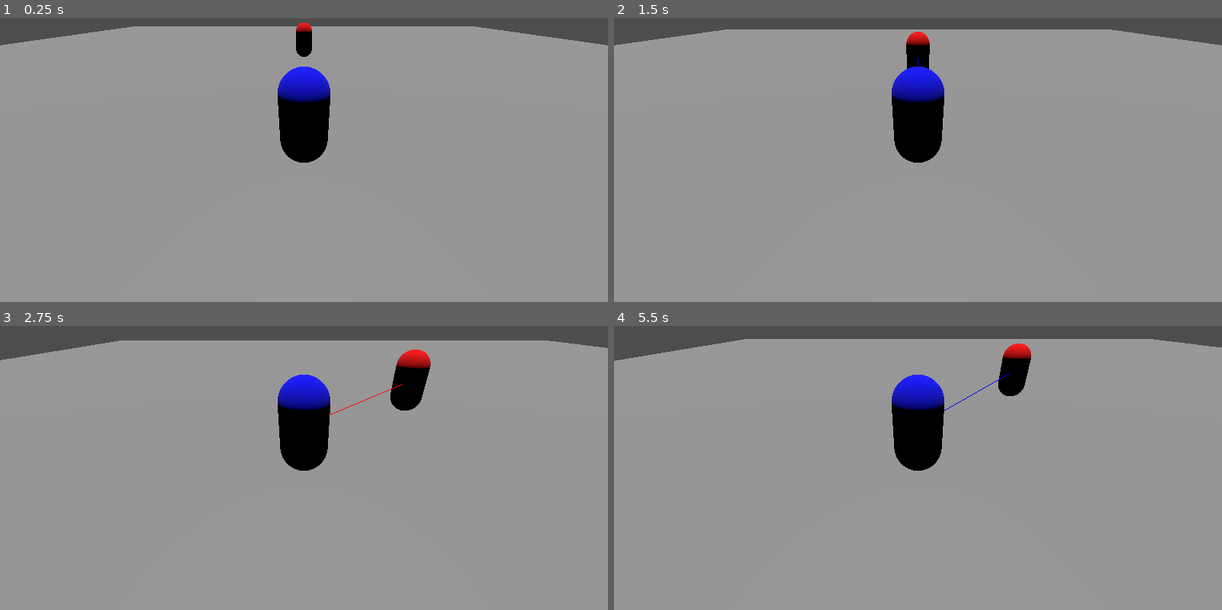
Above: before the commit, frames 1-4 (two rows, left to right).
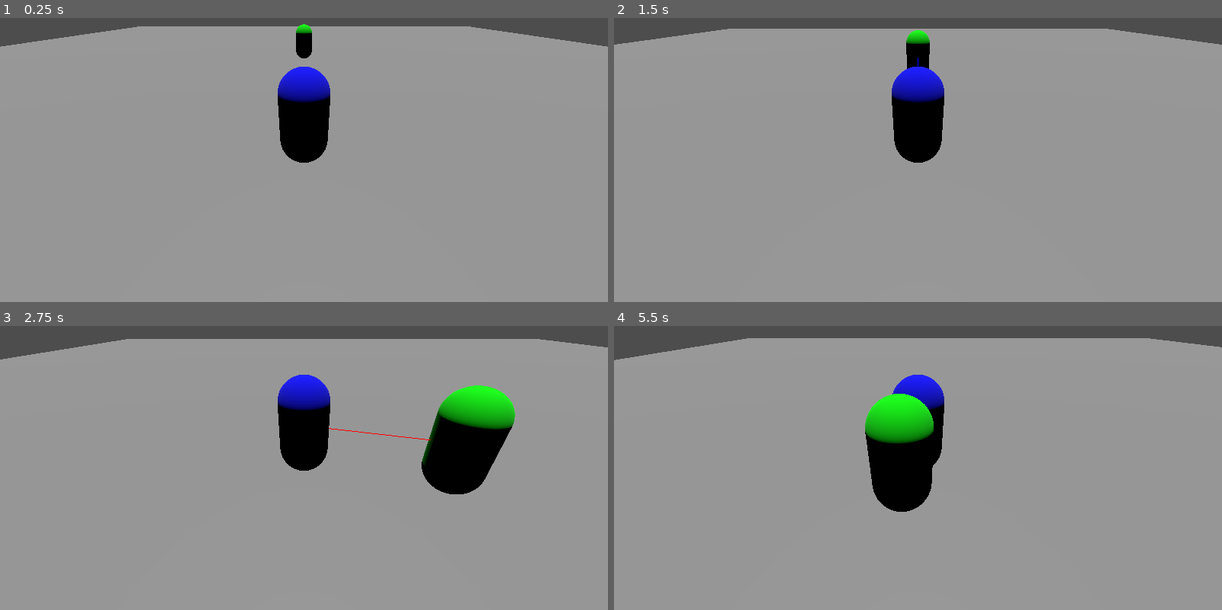
Above: after the commit, the same moments.

Repository: GCidon/ARPG
Game: Godot game, scene res://Scenes/world.tscn
The game is run twice, just before and just after one commit, with the same random seed, the same clock (stepped at 60 frames per second) and the same inputs.
Inputs:
- Up to frame 1 (0.25 s): no input
- Up to frame 2 (1.5 s): tap Enter at 0.5 s; hold W (up) from 0.53 s (still down)
- Up to frame 3 (2.75 s): release W (up) at 2.03 s; hold A (left) from 2.03 s (still down)
- Up to frame 4 (5.5 s): release A (left) at 3.53 s; hold S (down) 3.53-4.28 s; hold D (right) 4.28-5.03 s; hold W (up) from 5.03 s (still down)

The runs differ from the first frame. In frame 1, 0.3% of the frame differs, in the area x 0-100%, y 1-15%; in frame 2, 0.4%; in frame 3, 5.7%, in the area x 0-100%, y 4-60%; in frame 4, 4.3%.

Commit message:
Navegacion para perseguir

Diff:
--- a/Scenes/Character/player.tscn
+++ b/Scenes/Character/player.tscn
@@ -1,7 +1,8 @@
-[gd_scene load_steps=6 format=3 uid="uid://c52w07gcpgid"]
+[gd_scene load_steps=7 format=3 uid="uid://c52w07gcpgid"]
 
 [ext_resource type="Script" path="res://Scripts/Player.gd" id="1_f6268"]
 [ext_resource type="Script" path="res://Scripts/CameraMount.gd" id="2_66r06"]
+[ext_resource type="PackedScene" uid="uid://boclc7cujivpo" path="res://Scenes/UI/hp_loss_text.tscn" id="3_mlr1m"]
 
 [sub_resource type="CapsuleShape3D" id="CapsuleShape3D_j7kxu"]
 
@@ -27,3 +28,8 @@
 
 [node name="CameraPOV" type="Camera3D" parent="PlayerBody/Mount"]
 transform = Transform3D(1, 0, 0, 0, 0.866026, 0.5, 0, -0.5, 0.866026, 0, 2, 4)
+
+[node name="HpLossText" parent="PlayerBody" instance=ExtResource("3_mlr1m")]
+transform = Transform3D(1, 0, 0, 0, 1, 0, 0, 0, 1, 0, 1.309, 0)
+
+[node name="NavigationAgent3D" type="NavigationAgent3D" parent="PlayerBody"]
--- a/Scenes/Enemy/enemy.tscn
+++ b/Scenes/Enemy/enemy.tscn
@@ -1,9 +1,10 @@
-[gd_scene load_steps=6 format=3 uid="uid://dfa4ufvkwxcby"]
+[gd_scene load_steps=7 format=3 uid="uid://dfa4ufvkwxcby"]
 
 [ext_resource type="Script" path="res://Scripts/Enemy/enemy.gd" id="1_fpsvg"]
+[ext_resource type="PackedScene" uid="uid://boclc7cujivpo" path="res://Scenes/UI/hp_loss_text.tscn" id="2_5dgny"]
 
 [sub_resource type="StandardMaterial3D" id="StandardMaterial3D_xoy88"]
-albedo_color = Color(1, 0, 0, 1)
+albedo_color = Color(0, 1, 0, 1)
 
 [sub_resource type="CapsuleMesh" id="CapsuleMesh_scdym"]
 material = SubResource("StandardMaterial3D_xoy88")
@@ -23,3 +24,8 @@
 
 [node name="AttackLine" type="MeshInstance3D" parent="."]
 mesh = SubResource("ImmediateMesh_ljcfv")
+
+[node name="HpLossText" parent="." instance=ExtResource("2_5dgny")]
+transform = Transform3D(1, 0, 0, 0, 1, 0, 0, 0, 1, 0, 1.40396, 0)
+
+[node name="NavigationAgent3D" type="NavigationAgent3D" parent="."]
--- /dev/null
+++ b/Scenes/UI/hp_loss_text.tscn
@@ -0,0 +1,11 @@
+[gd_scene load_steps=2 format=3 uid="uid://boclc7cujivpo"]
+
+[ext_resource type="Script" path="res://Scripts/UI/HpLossText.gd" id="1_onii8"]
+
+[node name="HpLossText" type="Label3D"]
+script = ExtResource("1_onii8")
+
+[node name="Timer" type="Timer" parent="."]
+wait_time = 0.3
+
+[connection signal="timeout" from="Timer" to="." method="_on_timer_timeout"]
--- /dev/null
+++ b/Scenes/World/NavigationTerrain.tscn
@@ -0,0 +1,25 @@
+[gd_scene load_steps=4 format=3 uid="uid://c71a0h76as8di"]
+
+[sub_resource type="NavigationMesh" id="NavigationMesh_i7o8c"]
+vertices = PackedVector3Array(-24.5, 0.45, -24.5, -24.5, 0.45, 24.5, 24.5, 0.45, 24.5, 24.5, 0.45, -24.5)
+polygons = [PackedInt32Array(3, 2, 0), PackedInt32Array(0, 2, 1)]
+
+[sub_resource type="BoxMesh" id="BoxMesh_1qq4r"]
+size = Vector3(50, 0.1, 50)
+
+[sub_resource type="BoxShape3D" id="BoxShape3D_8ax2d"]
+size = Vector3(50, 0.1, 50)
+
+[node name="NavigationTerrain" type="NavigationRegion3D"]
+navigation_mesh = SubResource("NavigationMesh_i7o8c")
+
+[node name="RigidBody3D" type="RigidBody3D" parent="."]
+gravity_scale = 0.0
+sleeping = true
+
+[node name="MeshInstance3D" type="MeshInstance3D" parent="RigidBody3D"]
+mesh = SubResource("BoxMesh_1qq4r")
+skeleton = NodePath("../..")
+
+[node name="CollisionShape3D" type="CollisionShape3D" parent="RigidBody3D"]
+shape = SubResource("BoxShape3D_8ax2d")
--- a/Scenes/world.tscn
+++ b/Scenes/world.tscn
@@ -1,32 +1,18 @@
-[gd_scene load_steps=5 format=3 uid="uid://c02ywnkeehhy0"]
+[gd_scene load_steps=4 format=3 uid="uid://c02ywnkeehhy0"]
 
 [ext_resource type="PackedScene" uid="uid://c52w07gcpgid" path="res://Scenes/Character/player.tscn" id="1_jfeem"]
 [ext_resource type="PackedScene" uid="uid://dfa4ufvkwxcby" path="res://Scenes/Enemy/enemy.tscn" id="2_61yx3"]
-
-[sub_resource type="BoxShape3D" id="BoxShape3D_actvp"]
-size = Vector3(50, 0.1, 50)
-
-[sub_resource type="PlaneMesh" id="PlaneMesh_m3524"]
-size = Vector2(50, 50)
+[ext_resource type="PackedScene" uid="uid://c71a0h76as8di" path="res://Scenes/World/NavigationTerrain.tscn" id="3_4q4ur"]
 
 [node name="World" type="Node3D"]
 
 [node name="Player" parent="." instance=ExtResource("1_jfeem")]
-transform = Transform3D(1, 0, 0, 0, 1, 0, 0, 0, 1, 0, 1, 7.87531)
-
-[node name="Suelo" type="RigidBody3D" parent="."]
-transform = Transform3D(1, 0, 0, 0, 1, 0, 0, 0, 1, 0, 0, 0.713108)
-gravity_scale = 0.0
-freeze = true
-
-[node name="CollisionShape3D" type="CollisionShape3D" parent="Suelo"]
-shape = SubResource("BoxShape3D_actvp")
-
-[node name="MeshInstance3D" type="MeshInstance3D" parent="Suelo"]
-mesh = SubResource("PlaneMesh_m3524")
+transform = Transform3D(1, 0, 0, 0, 1, 0, 0, 0, 1, 0, 1.16255, 7.87531)
 
 [node name="DirectionalLight3D" type="DirectionalLight3D" parent="."]
 transform = Transform3D(1, 0, 0, 0, -0.0702788, 0.997527, 0, -0.997527, -0.0702788, 0, 2.22948, 2.85566)
 
 [node name="Enemy" parent="." instance=ExtResource("2_61yx3")]
 transform = Transform3D(1, 0, 0, 0, 1, 0, 0, 0, 1, 0, 1, -3)
+
+[node name="NavigationTerrain" parent="." instance=ExtResource("3_4q4ur")]
--- a/Scripts/AttackCharacter.gd
+++ b/Scripts/AttackCharacter.gd
@@ -1,4 +1,4 @@
-class_name AttackCharacter extends Character
+class_name AttackCharacter extends DetectableCharacter
 
 var attack_timer : Timer = null
 
@@ -28,9 +28,16 @@
 func _process(delta):
 	super._process(delta)
 	if onRangeToAttack and readyToAttack:
-		print("ataque de " + name)
+		if body_detected == null:
+			onRangeToAttack = false
+			return
+		make_attack()
 		readyToAttack = false
 		attack_timer.start()
+
+func make_attack():
+	var char : Character = body_detected as Character
+	char.take_phys_damage(attack)
 
 func attack_base():
 	readyToAttack = true
@@ -44,4 +51,5 @@
 		onRangeToAttack = true
 
 func _on_attack_area_body_exited(body):
-	pass
+	if body == body_detected:
+		onRangeToAttack = false
--- a/Scripts/Character.gd
+++ b/Scripts/Character.gd
@@ -1,72 +1,70 @@
 class_name Character extends CharacterBody3D
 
-var detection_area : Area3D
+var hp : int = 5
+var mp : int = 10
+var attack : int = 10
+var mattack : int = 4
+var armor : int = 5
+var mres : int = 4
+var speed : int = 5
 
-var attack_line_mesh : MeshInstance3D
-var immediate_mesh : ImmediateMesh
-var material : ORMMaterial3D = ORMMaterial3D.new()
+var dmg_timer : Timer
+var prev_color : Color
 
-var body_detected : Node3D = null
-var target_position : Vector3 = Vector3.ZERO
+@onready var hp_loss : HpLossText = $HpLossText as HpLossText
 
-var line_color = Color.RED
+@onready var nav_agent : NavigationAgent3D = $NavigationAgent3D
 
 func _ready():
-	detection_area = Area3D.new()
-	var shape = CollisionShape3D.new()
-	var sphere : SphereShape3D = SphereShape3D.new()
-	sphere.radius = 5
-	shape.shape = sphere
-	detection_area.add_child(shape)
-	add_child(detection_area)
-	setup()
+	dmg_timer = Timer.new()
+	add_child(dmg_timer)
+	dmg_timer.wait_time = 0.2
+	dmg_timer.timeout.connect(quitarse_red)
 
-func setup():
-	pass
+func _physics_process(delta):
+	var destination = nav_agent.get_next_path_position()
+	var local_dest = destination - global_position
+	var dest = local_dest.normalized()
 
-func _process(delta):
-	if body_detected != null:
-		target_position = body_detected.global_position
-		immediate_mesh.clear_surfaces()
-		immediate_mesh.surface_begin(Mesh.PRIMITIVE_LINES, material)
-		immediate_mesh.surface_add_vertex(global_position)
-		immediate_mesh.surface_add_vertex(target_position)
-		immediate_mesh.surface_end()
+	velocity = dest * 5.0
+	move_and_slide()
 
-func _on_detection_area_body_entered(body):
-	body_detected = body
-	target_position = body_detected.global_position
+func take_phys_damage(dmg):
+	var real_dmg = dmg * (100/(100+armor))
+	take_real_dmg(real_dmg)
 
-	create_attack_line(target_position)
-	detect()
+func take_mag_damage(dmg):
+	var real_dmg = dmg * (100/(100+mres))
+	take_real_dmg(real_dmg)
 
-func _on_detection_area_body_exited(body):
-	body_detected = null
-	target_position = Vector3.ZERO
+func take_real_dmg(dmg):
+	if dmg < 1:
+		dmg = 1
+	hp -= dmg
+	if hp <= 0:
+		hp = 0
+		die()
+	else:
+		ponerse_red()
+		dmg_timer.start()
+		hp_loss.change_num(dmg)
 
-	destroy_attack_line()
+func die():
+	queue_free()
 
-func create_attack_line(target_position):
-	attack_line_mesh = MeshInstance3D.new()
-	immediate_mesh = ImmediateMesh.new()
-	attack_line_mesh.mesh = immediate_mesh
-	attack_line_mesh.cast_shadow = GeometryInstance3D.SHADOW_CASTING_SETTING_OFF
-	material.shading_mode = BaseMaterial3D.SHADING_MODE_UNSHADED
-	material.albedo_color = line_color
-	immediate_mesh.surface_begin(Mesh.PRIMITIVE_LINES, material)
-	immediate_mesh.surface_add_vertex(global_position)
-	immediate_mesh.surface_add_vertex(target_position)
-	immediate_mesh.surface_end()
-	return await final_cleanup(attack_line_mesh)
+func ponerse_red():
+	var meshinst = $MeshInstance3D as MeshInstance3D
+	var cill = meshinst.mesh as CapsuleMesh
+	var mat = cill.material as StandardMaterial3D
+	prev_color = mat.albedo_color
+	mat.albedo_color = Color.RED
 
-func destroy_attack_line():
-	attack_line_mesh.queue_free()
-	attack_line_mesh = null
-	immediate_mesh = null
+func quitarse_red():
+	var meshinst = $MeshInstance3D as MeshInstance3D
+	var cill = meshinst.mesh as CapsuleMesh
+	var mat = cill.material as StandardMaterial3D
+	mat.albedo_color = prev_color
+	dmg_timer.stop()
 
-func final_cleanup(mesh_instance: MeshInstance3D):
-	get_tree().get_root().add_child(mesh_instance)
-	return mesh_instance
-
-func detect():
-	pass
+func go_to(newpos):
+	nav_agent.target_position = newpos
--- /dev/null
+++ b/Scripts/DetectableCharacter.gd
@@ -0,0 +1,89 @@
+class_name DetectableCharacter extends Character
+
+var detection_area : Area3D
+
+var attack_line_mesh : MeshInstance3D
+var immediate_mesh : ImmediateMesh
+var material : ORMMaterial3D = ORMMaterial3D.new()
+
+var body_detected : Node3D = null
+var target_position : Vector3 = Vector3.ZERO
+
+var line_color = Color.RED
+
+var chasing : bool = false
+
+func _ready():
+	super._ready()
+	detection_area = Area3D.new()
+	var shape = CollisionShape3D.new()
+	var sphere : SphereShape3D = SphereShape3D.new()
+	sphere.radius = 5
+	shape.shape = sphere
+	detection_area.add_child(shape)
+	add_child(detection_area)
+	setup()
+
+func setup():
+	pass
+
+func _process(delta):
+	update_line()
+
+func _physics_process(delta):
+	super._physics_process(delta)
+	if chasing and nav_agent.is_navigation_finished() and body_detected != null:
+		nav_agent.target_position = body_detected.global_position
+
+func _on_detection_area_body_entered(body):
+	body_detected = body
+	target_position = body_detected.global_position
+
+	create_attack_line(target_position)
+	detect()
+
+func _on_detection_area_body_exited(body):
+	body_detected = null
+	target_position = Vector3.ZERO
+
+	destroy_attack_line()
+
+func create_attack_line(target_position):
+	attack_line_mesh = MeshInstance3D.new()
+	immediate_mesh = ImmediateMesh.new()
+	attack_line_mesh.mesh = immediate_mesh
+	attack_line_mesh.cast_shadow = GeometryInstance3D.SHADOW_CASTING_SETTING_OFF
+	material.shading_mode = BaseMaterial3D.SHADING_MODE_UNSHADED
+	material.albedo_color = line_color
+	immediate_mesh.surface_begin(Mesh.PRIMITIVE_LINES, material)
+	immediate_mesh.surface_add_vertex(global_position)
+	immediate_mesh.surface_add_vertex(target_position)
+	immediate_mesh.surface_end()
+	return await final_cleanup(attack_line_mesh)
+
+func destroy_attack_line():
+	attack_line_mesh.queue_free()
+	attack_line_mesh = null
+	immediate_mesh = null
+
+func update_line():
+	if body_detected != null:
+		target_position = body_detected.global_position
+		immediate_mesh.clear_surfaces()
+		immediate_mesh.surface_begin(Mesh.PRIMITIVE_LINES, material)
+		immediate_mesh.surface_add_vertex(global_position)
+		immediate_mesh.surface_add_vertex(target_position)
+		immediate_mesh.surface_end()
+
+func final_cleanup(mesh_instance: MeshInstance3D):
+	get_tree().get_root().add_child(mesh_instance)
+	return mesh_instance
+
+func detect():
+	pass
+
+func chase():
+	chasing = true
+
+func stop_chase():
+	chasing = false
--- a/Scripts/Enemy/enemy.gd
+++ b/Scripts/Enemy/enemy.gd
@@ -10,9 +10,11 @@
 func _on_detection_area_body_entered(body):
 	if !(body is PlayerCharacter):
 		return
+	chase()
 	super._on_detection_area_body_entered(body)
 
 func _on_detection_area_body_exited(body):
 	if !(body is PlayerCharacter):
 		return
+	stop_chase()
 	super._on_detection_area_body_exited(body)
--- a/Scripts/Player.gd
+++ b/Scripts/Player.gd
@@ -5,6 +5,8 @@
 @onready var mount : CameraMount = $Mount
 
 var gravity = ProjectSettings.get_setting("physics/3d/default_gravity")
+
+var controlled_movement : bool = false
 
 func _ready():
 	super._ready()
@@ -21,6 +23,12 @@
 	var input_dir = Input.get_vector("left", "right", "up", "down")
 	var direction = Vector3(input_dir.x, 0, input_dir.y).rotated(Vector3.UP, mount.rotation.y).normalized()
 
+	controlled_movement = (input_dir != Vector2.ZERO)
+
+	if !controlled_movement:
+		super._physics_process(delta)
+		return
+
 	if direction:
 		velocity.x = direction.x * SPEED
 		velocity.z = direction.z * SPEED
@@ -35,9 +43,11 @@
 func _on_detection_area_body_entered(body):
 	if !(body is EnemyCharacter):
 		return
+	chase()
 	super._on_detection_area_body_entered(body)
 
 func _on_detection_area_body_exited(body):
 	if !(body is EnemyCharacter):
 		return
+	stop_chase()
 	super._on_detection_area_body_exited(body)
--- /dev/null
+++ b/Scripts/UI/HpLossText.gd
@@ -0,0 +1,15 @@
+class_name HpLossText extends Label3D
+
+var num : int = 10
+
+@onready var timer : Timer = $Timer
+
+func change_num(loss):
+	num = loss
+	text = "-"+str(num)
+	visible = true
+	timer.start()
+
+func _on_timer_timeout():
+	visible = false
+	timer.stop()
